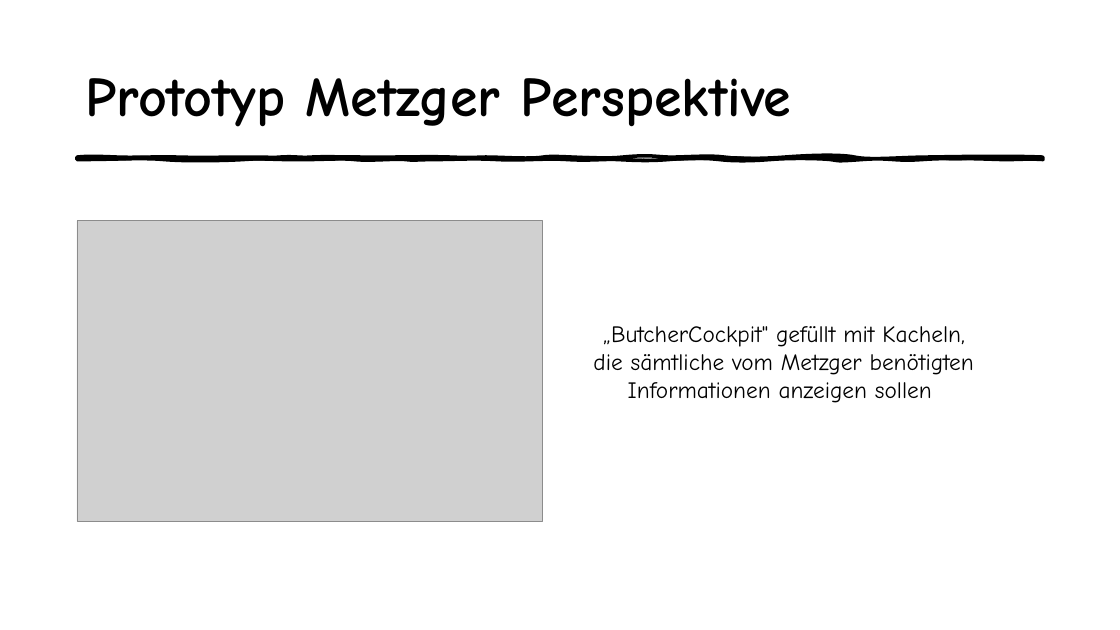
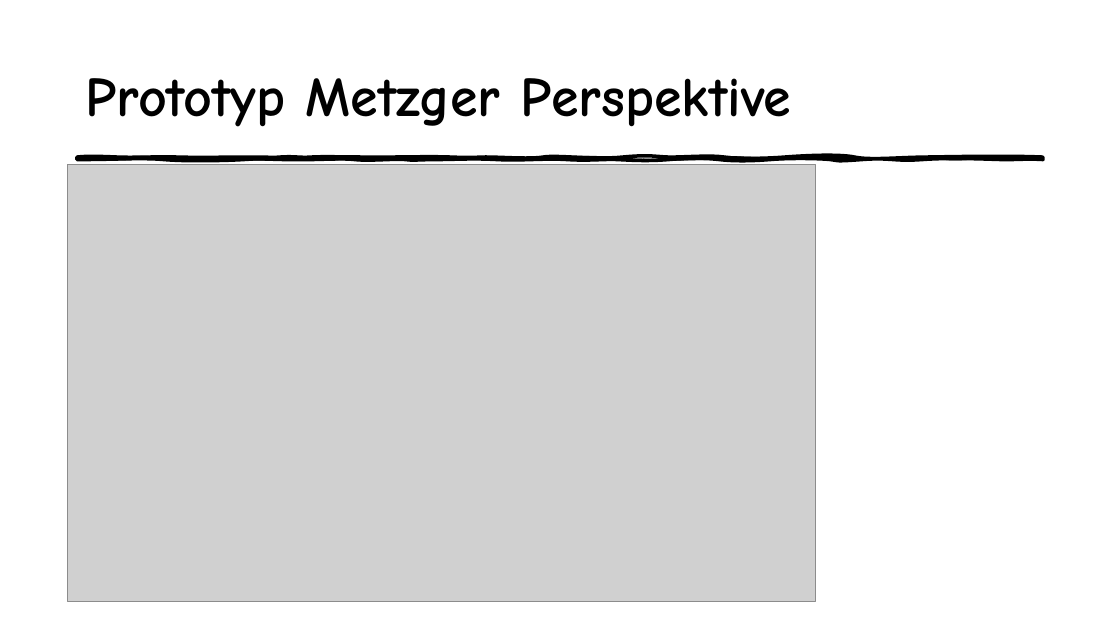
Before and after one commit to LisaRebecca/Gruppe4, a slide deck: slide 9 of Präsentation - Butcher Cockpit.pptx (slide 10 before the commit). Drawn at 1120x630 pixels with LibreOffice and Linux fonts; fonts in the diff are those of the drawing; grey boxes stand for pictures. Boxes give left, top, right and bottom in pixels: in the first picture for what was removed or moved away, otherwise in the second. Text is boxed around its words. In the diff, an @@ line names an element or a change of style, - is before the commit and + after.

```diff
--- a/Präsentation - Butcher Cockpit.pptx
+++ b/Präsentation - Butcher Cockpit.pptx
@@ picture added at <box>68,165,816,601</box> @@
@@ picture removed at <box>77,221,543,522</box> @@
@@ text removed at <box>593,326,974,403</box> @@
-„ButcherCockpit" gefüllt mit Kacheln, die sämtliche vom Metzger benötigten Informationen anzeigen sollen
```
Also in this commit, not shown: 1 other slide changed, 1 slide added, 1 other file.
